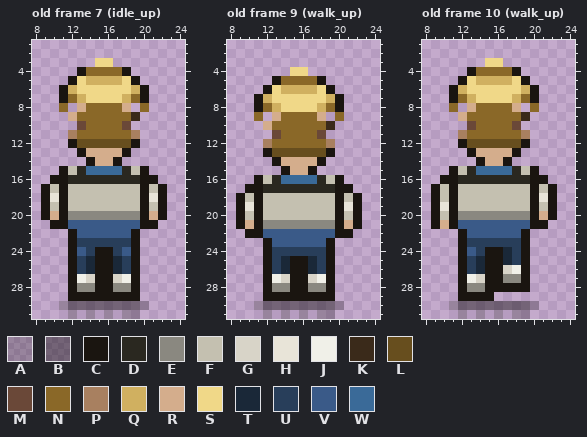
File history of a pixel-art file, public/sprites/agents/sofia_petrov_sheet.aseprite. The picture above was drawn from the file before the commit.
32x32 pixels, 11 frames. Colours within 5 levels of each other are drawn and written as one. Shown: old frame 7 (idle_up): x 8..24, y 1..31; old frame 9 (walk_up): x 8..24, y 1..31; old frame 10 (walk_up): x 8..24, y 1..31. The commit also changed other frames, which this record leaves out.
Palette (. is transparent): A #0a08063c  B #0a08066e  C #1a1510  D #2a2820  E #8a8880  F #c4c0b0  G #d8d4c8  H #e8e4d8  J #f0f0e8  K #3a2a1a  L #674e1e  M #6a4838  N #8a6828  P #a88060  Q #d0b060  R #d4ad8c  S #f0d888  T #1a2838  U #283e5a  V #3a5a88  W #3a6a98
Pixels before, old frame 7 (idle_up), first column x 9:
 3 ......SS......
 4 ....CNNNNC....
 5 ...CSQQQQSC...
 6 ..CQSSSSSSQC..
 7 ..CNQSSSSQNC..
 8 ..N.RNNNNR.N..
 9 ...RNNNNNNK...
10 ....MNNNNM....
11 ...PNNNNNNP...
12 ...CLLLLLLC...
13 ....CRRRRC....
14 .....CRRC.....
15 ..CFDWWWWDFC..
16 .CCDDDDDDDDCC.
17 CFCFFFFFFFFCFC
18 CHCFFFFFFFFCHC
19 CFCFFFFFFFFCFC
20 CRCEEEEEEEECRC
21 .CCVVVVVVVVCC.
22 ...CVVVVVVC...
23 ...CUUUUUUC...
24 ...CVUCCUVC...
25 ...CUTCCTUC...
26 ...CUTCCTUC...
27 ...CJGCCGJC...
28 ...CEECCEEC...
29 ...CCCCCCCC...
30 ..ABBBBBBBBA..
31 ...A.A.A.AA...
Pixels before, old frame 9 (walk_up), first column x 9:
 4 ......SS......
 5 ....CNNNNC....
 6 ...CSQQQQSC...
 7 ..CQSSSSSSQC..
 8 ..CNQSSSSQNC..
 9 ..N.RNNNNR.N..
10 ...RNNNNNNK...
11 ....MNNNNM....
12 ...PNNNNNNP...
13 ...CLLLLLLC...
14 ....CRRRRC....
15 .....CRRC.....
16 ..CFDWWWWDFC..
17 .CCDDDDDDDDCC.
18 CFCFFFFFFFFCFC
19 CHCFFFFFFFFCHC
20 CFCFFFFFFFFCFC
21 CRCEEEEEEEECRC
22 .CCVVVVVVVVCC.
23 ...CVVVVVVC...
24 ...CUUUUUUC...
25 ...CUTCCTUC...
26 ...CUTCCTUC...
27 ...CJGCCGJC...
28 ...CEECCEEC...
29 ...CCCCCCCC...
30 ..ABBBBBBBBA..
31 ...A.A.A.AA...
Pixels before, old frame 10 (walk_up), first column x 9:
 3 ......SS......
 4 ....CNNNNC....
 5 ...CSQQQQSC...
 6 ..CQSSSSSSQC..
 7 ..CNQSSSSQNC..
 8 ..N.RNNNNR.N..
 9 ...RNNNNNNK...
10 ....MNNNNM....
11 ...PNNNNNNP...
12 ...CLLLLLLC...
13 ....CRRRRC....
14 .....CRRC.....
15 ..CFDWWWWDFC..
16 .CCDDDDDDDDCC.
17 CFCFFFFFFFFCFC
18 CFCFFFFFFFFCHC
19 CHCFFFFFFFFCFC
20 CFCEEEEEEEECRC
21 CRCVVVVVVVVCC.
22 ...CVVVVVVC...
23 ...CUUUUUUC...
24 ...CVUCCTUC...
25 ...CUTCCTUC...
26 ...CUTCCGJC...
27 ...CJGCCEEC...
28 ...CEECCCCC...
29 ...CCCC.......
30 ..ABBBBBBBBA..
31 ...A.A.A.AA...
Once edited:
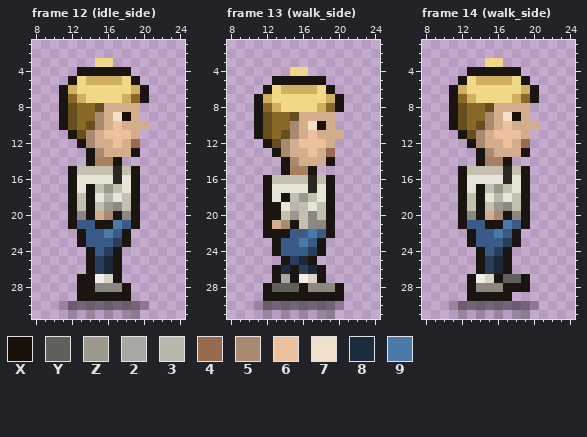
Colours new in this view: X #1a100a  Y #605f59  Z #9c998c  2 #a8a8a2  3 #b9b6ac  4 #986b51  5 #a98a70  6 #edc19c  7 #f0e2c8  8 #1c2b3e  9 #4a7aa8
A new or re-ordered frame is compared with the old frame closest to it.
Change:
frames 11 -> 16
Changed rows in their new state; - is an unchanged pixel.
Frame 12 (idle_side) is new; against old frame 7 (idle_up):
first column x 14:
 4 CCCC
first column x 9:
 8 --CLN-LRR-R.--
 9 --CL--5R7XR---
10 --CLNL5R6RRR--
11 ---CL5R666R---
12 ---.C5RR6R4---
13 ----.C5--RC---
14 ------PP------
15 --.CFFFFDFC.--
16 -..CHHHH-HC..-
17 ...CHC-Z-HC...
18 ...C-CH3H-C...
19 ...C-C-ZE-C...
20 ...C-CR5C-C...
21 -..C--CC9-C..-
22 ---.C--9-C.---
23 ---.CVVV-C.---
24 ---..CVUC..---
25 ---..CUTC..---
26 ---..CUTC..---
27 ---.CCJGC..---
28 ---.CCEE-C.---
29 ---.------.---
Frame 13 (walk_side) is new; against old frame 9 (walk_up):
first column x 14:
 5 CCCC
first column x 9:
 9 --CLN-LRR-R.--
10 --CL--5R7XR---
11 --CLNL5R6RRR--
12 ---CL5R666R---
13 ---.C5RR6R4---
14 ----.C5--RC---
15 ------PP------
16 --.CFFFFDFC.--
17 -..CHHHH-HC..-
18 ...CHC-Z-HC...
19 ...CCH3-H-C...
20 ...CC-Z-E-C...
21 ...CR5CF--C...
22 -..CCC--9-C..-
23 ---.C--9-C.---
24 ---.CVVV-C.---
25 ---..CUTC..---
26 ---.C8-U-C.---
27 ---.C2-J-C.---
28 ----YYY---EC--
29 -----------C--
Frame 14 (walk_side) is new; against old frame 10 (walk_up):
first column x 14:
 4 CCCC
first column x 9:
 8 --CLN-LRR-R.--
 9 --CL--5R7XR---
10 --CLNL5R6RRR--
11 ---CL5R666R---
12 ---.C5RR6R4---
13 ----.C5--RC---
14 ------PP------
15 --.CFFFFDFC.--
16 -..CHHHH-HC..-
17 ...CHC-Z-HC...
18 ...C-CH3H-C...
19 ...C-C-ZE-C...
20 ...C-CR5C-C...
21 ...C--CC9-C..-
22 ---.C--9-C.---
23 ---.CVVV-C.---
24 ---..CVUC..---
25 ---..CUTC..---
26 ---..CUTC..---
27 ---.CJG-YY----
28 ---.C-EE------
29 ---.---CC-----
Changed places in both pictures, as pixel boxes (x1, y1, x2, y2):
changed: (41, 67, 167, 301)
changed: (236, 76, 362, 301)
changed: (431, 67, 557, 301)
